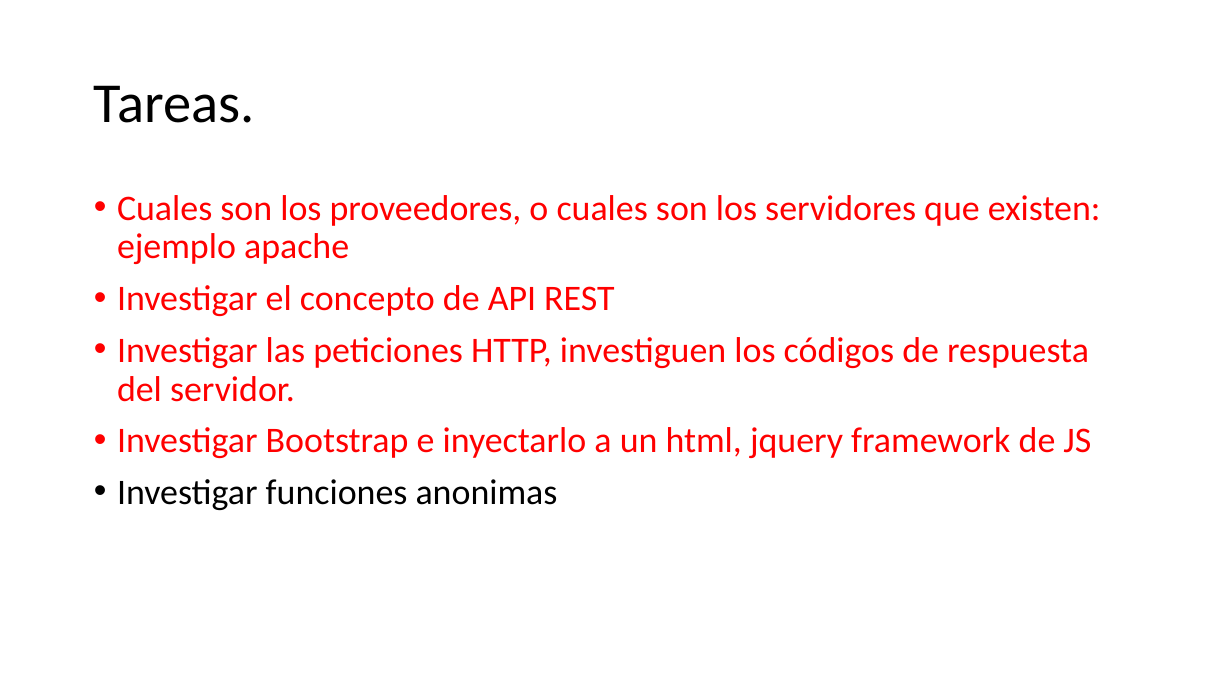
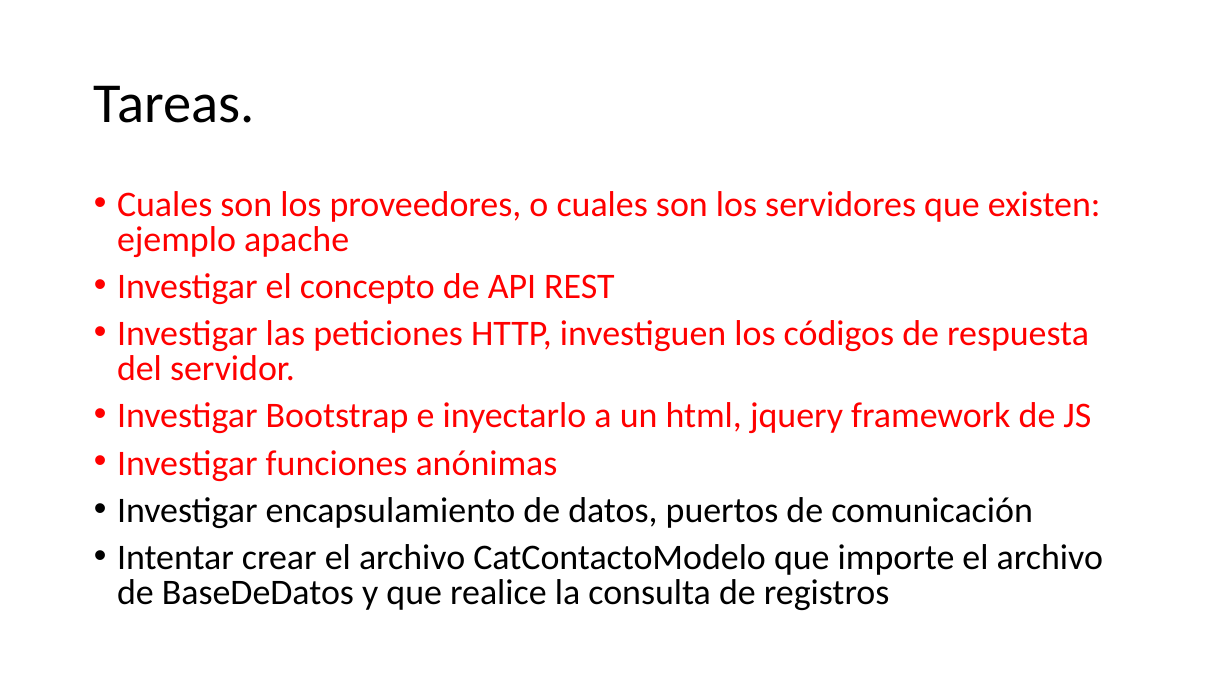
Before and after one commit to enriquecr1990/cap_php_ago22, a slide deck: slide 8 of presentacion/Presentación1.pptx (slide 6 before the commit). Drawn at 1232x693 pixels with LibreOffice and Linux fonts; fonts in the diff are those of the drawing. Boxes give left, top, right and bottom in pixels: in the first picture for what was removed or moved away, otherwise in the second. Text is boxed around its words. In the diff, an @@ line names an element or a change of style, - is before the commit and + after.

```diff
--- a/presentacion/Presentación1.pptx
+++ b/presentacion/Presentación1.pptx
@@ text at [117,191,1101,433]: line spacing 0.9 to 0.8 @@
@@ text at [117,450,1103,610]: text changed @@
-• Investigar funciones anonimas
+• Investigar funciones anónimas
+• Investigar encapsulamiento de datos, puertos de comunicación
+• Intentar crear el archivo CatContactoModelo que importe el archivo de BaseDeDatos y que realice la consulta de registros
```
Also in this commit, not shown: 2 slides added, 6 other files.
